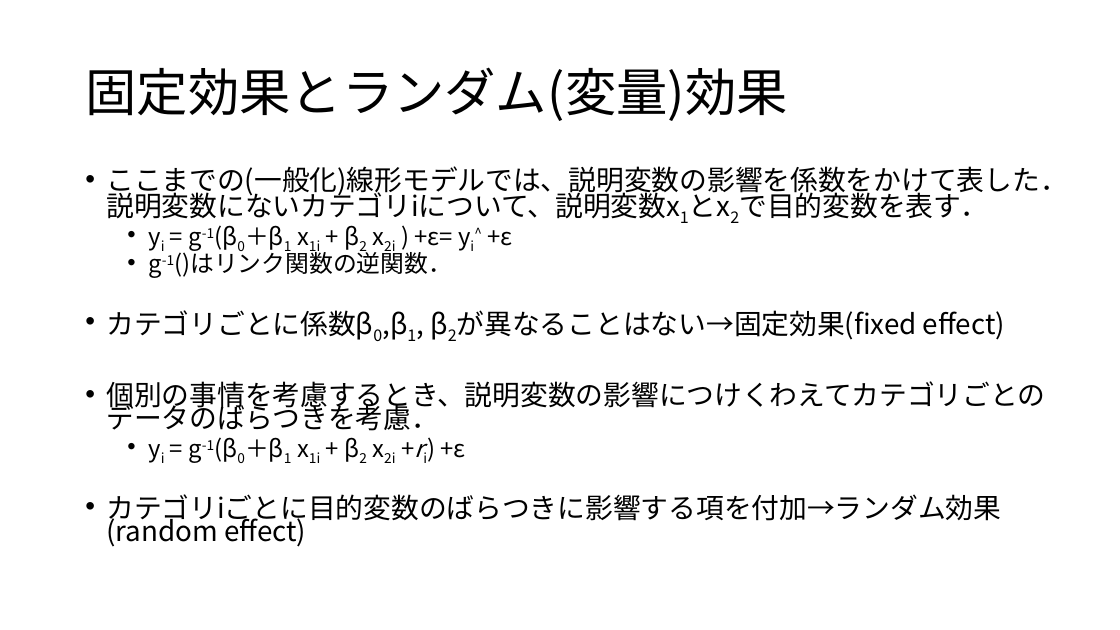
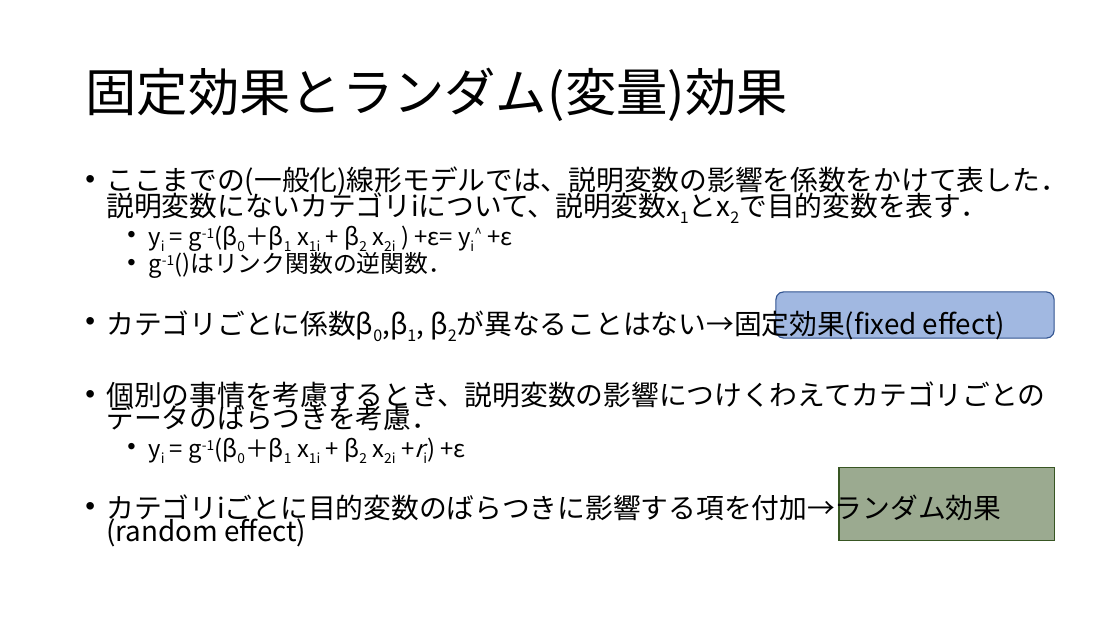
Before and after one commit to KoHMB/Shigen_kensyu_FRA, a slide deck: slide 2 of R/スライド/第28回.pptx. Drawn at 1120x630 pixels with LibreOffice and Linux fonts; fonts in the diff are those of the drawing. Boxes give left, top, right and bottom in pixels: in the first picture for what was removed or moved away, otherwise in the second. Text is boxed around its words. In the diff, an @@ line names an element or a change of style, - is before the commit and + after.

```diff
--- a/R/スライド/第28回.pptx
+++ b/R/スライド/第28回.pptx
@@ rounded rectangle added at (776,292,1054,339), fill #4472C4 at 50% opacity, outline #325491 1 pt @@
@@ rectangle added at (839,468,1054,540), fill #385723 at 50% opacity, outline #385723 1 pt @@
```
Also in this commit, not shown: 3 other slides changed, 3 other files.
